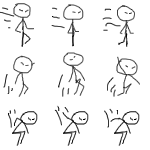
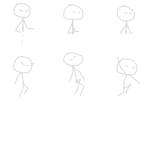
The second 150 x 150 image is a revision of the first. Changes to its layers:
pixels changed over [0, 3, 140, 146] (layer not identified)
